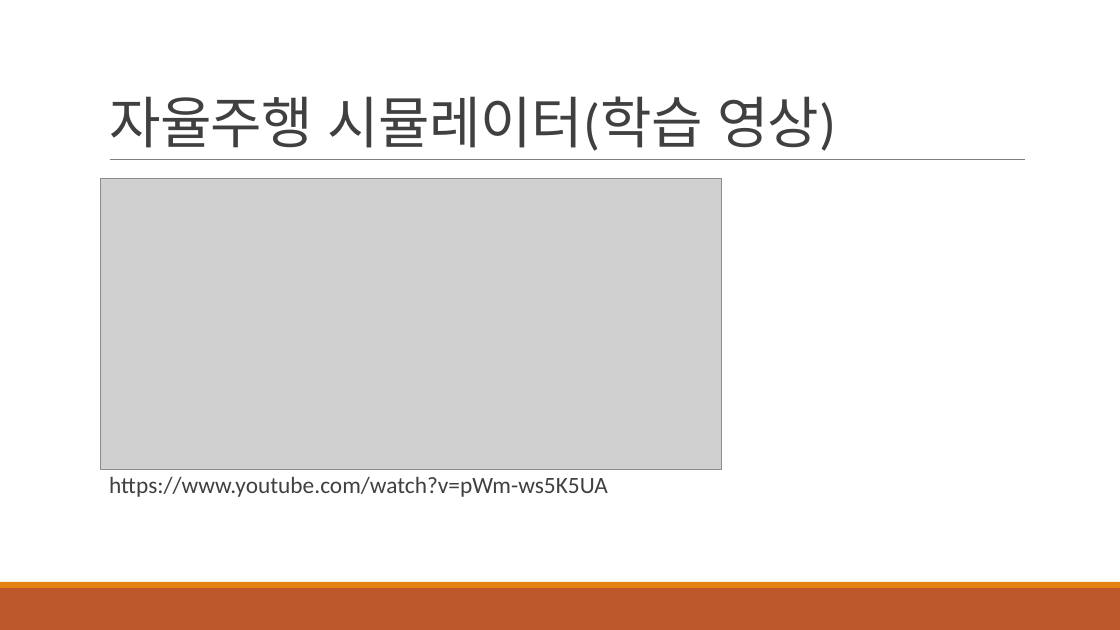
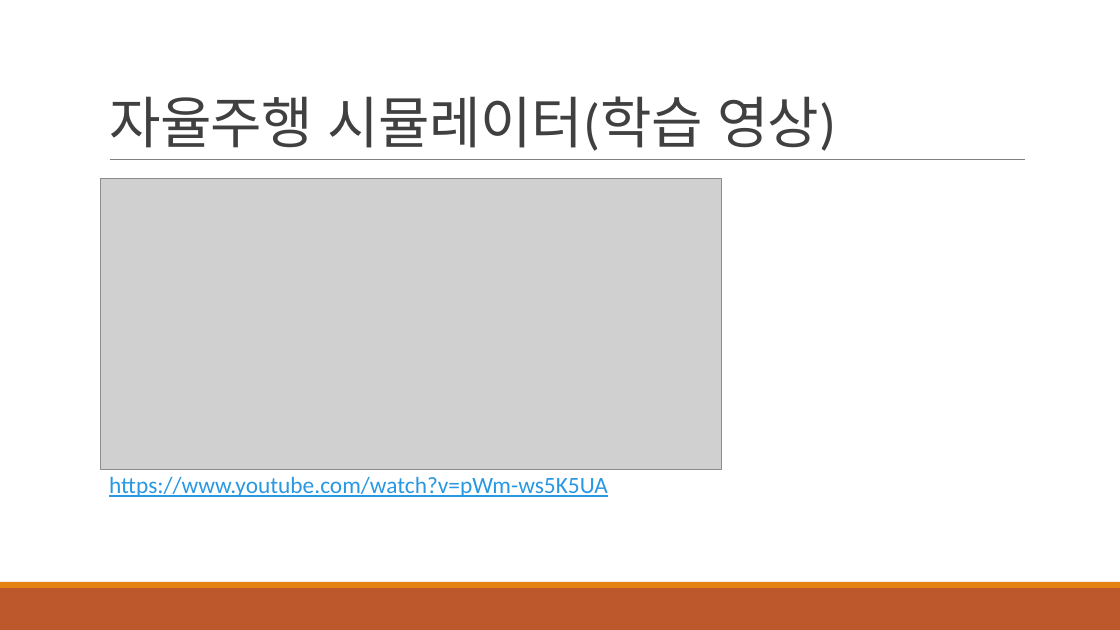
Before and after one commit to bsh65792/Fleeing, a slide deck: slide 9 of 자율주행 시뮬레이터 설명.pptx. Drawn at 1120x630 pixels with LibreOffice and Linux fonts; fonts in the diff are those of the drawing; grey boxes stand for pictures. Boxes give left, top, right and bottom in pixels: in the first picture for what was removed or moved away, otherwise in the second. Text is boxed around its words. In the diff, an @@ line names an element or a change of style, - is before the commit and + after.

```diff
--- a/자율주행 시뮬레이터 설명.pptx
+++ b/자율주행 시뮬레이터 설명.pptx
@@ text "https://www.youtube.com/watch?v=pWm-ws5K5UA" at (109,476,608,497): text colour #404040 to #2998E3, underline on @@
```
Also in this commit, not shown: 1 other slide changed.
